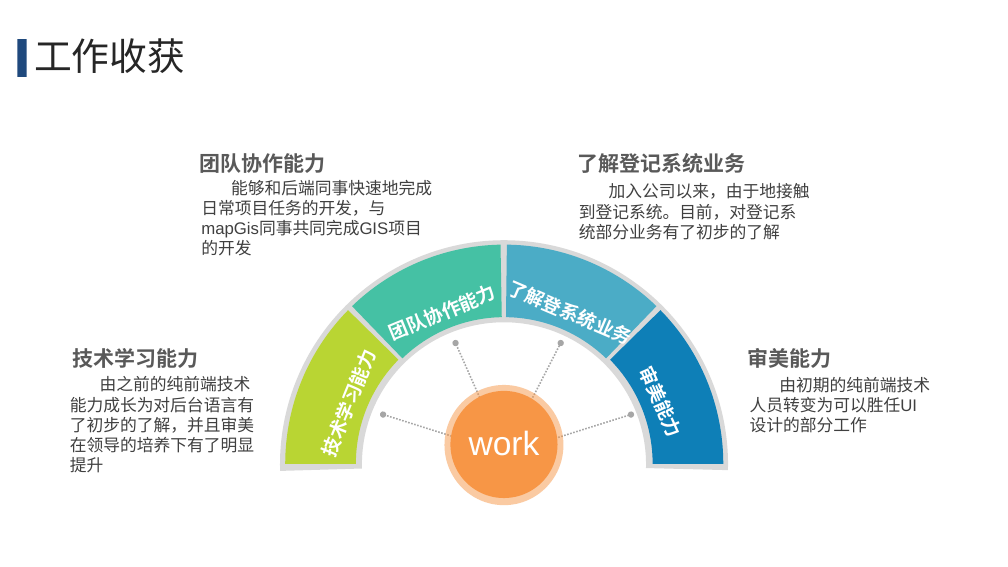
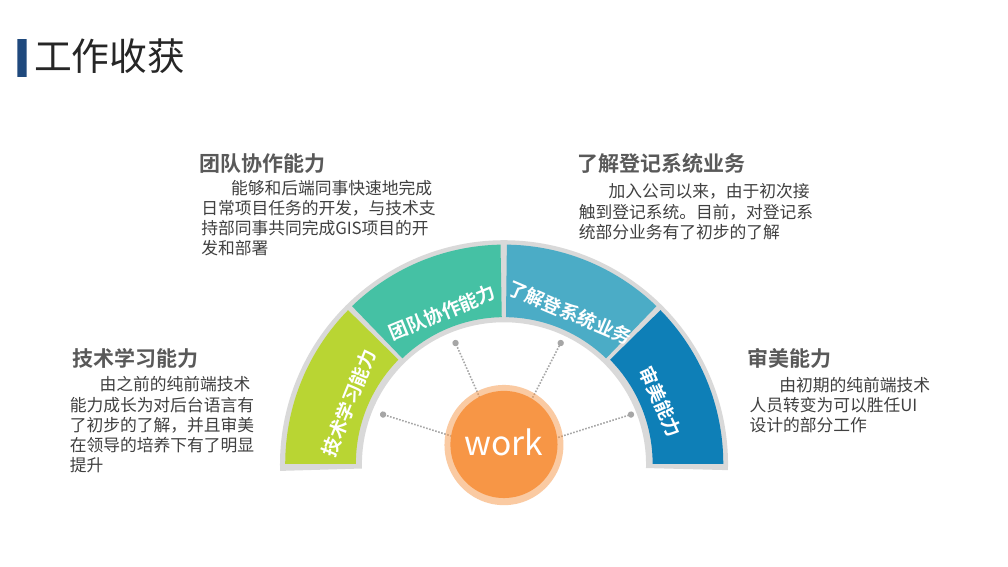
Before and after one commit to wellsmitch/accountpassword, a slide deck: slide 13 of upmoney/宋玉彬2021调薪汇报/调薪申请汇报-宋玉彬.pptx. Drawn at 1008x567 pixels with LibreOffice and Linux fonts; fonts in the diff are those of the drawing. Boxes give left, top, right and bottom in pixels: in the first picture for what was removed or moved away, otherwise in the second. Text is boxed around its words. In the diff, an @@ line names an element or a change of style, - is before the commit and + after.

```diff
--- a/upmoney/宋玉彬2021调薪汇报/调薪申请汇报-宋玉彬.pptx
+++ b/upmoney/宋玉彬2021调薪汇报/调薪申请汇报-宋玉彬.pptx
@@ text at (201, 180, 435, 236): text changed; font Arial to Noto Sans CJK SC @@
-能够和后端同事快速地完成日常项目任务的开发，与mapGis同事共同完成GIS项目的开发
+能够和后端同事快速地完成日常项目任务的开发，与技术支持部同事共同完成GIS项目的开发和部署
@@ text at (579, 183, 813, 240): text changed; font Arial to Noto Sans CJK SC @@
-加入公司以来，由于地接触到登记系统。目前，对登记系统部分业务有了初步的了解
+加入公司以来，由于初次接触到登记系统。目前，对登记系统部分业务有了初步的了解
@@ font Arial to Noto Sans CJK SC in 5 elements at (465, 428, 544, 456), (750, 377, 930, 413), (463, 286, 498, 313), (506, 274, 627, 343), (312, 356, 375, 457) @@
```
Also in this commit, not shown: 12 other slides changed.
